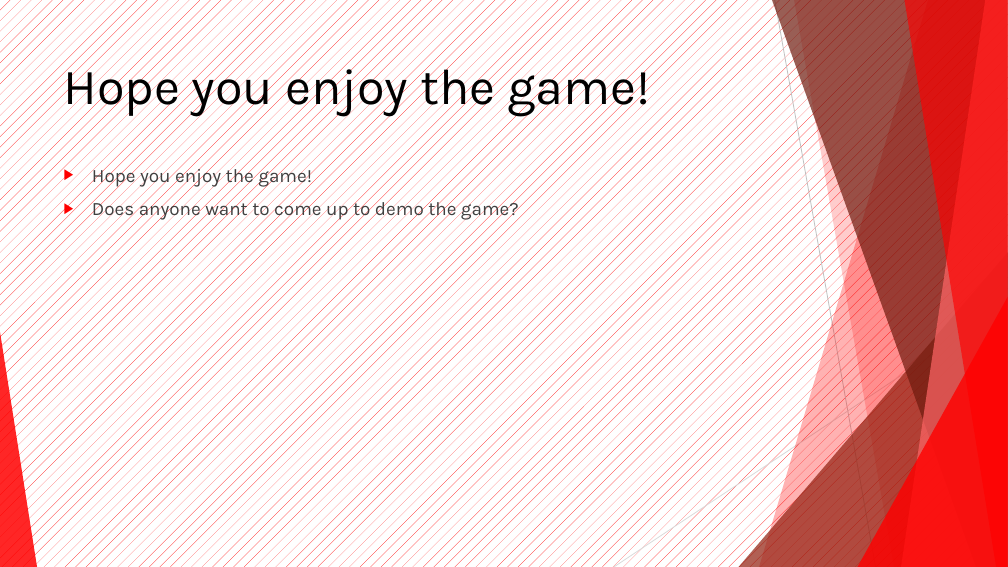
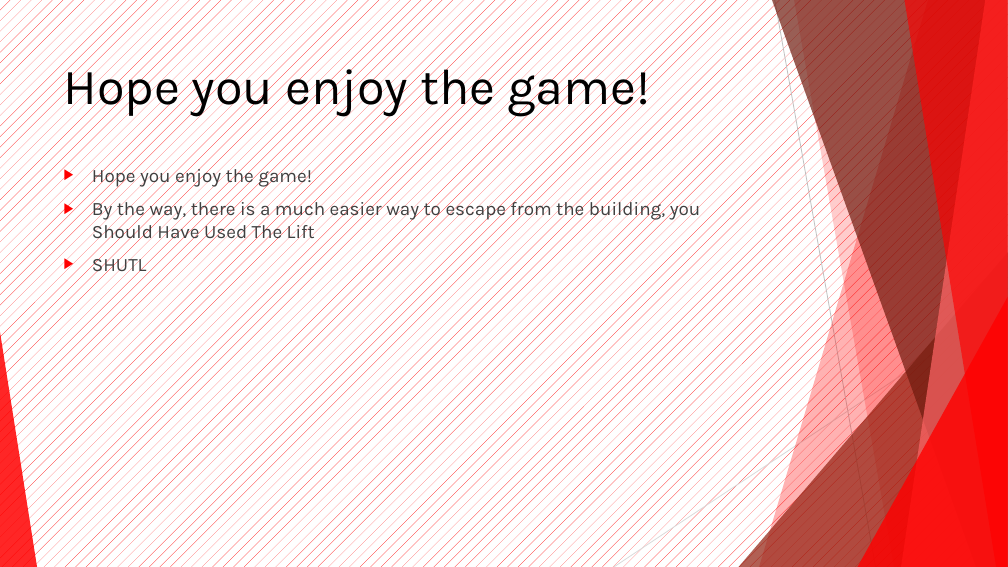
Before and after one commit to taylorrees/shutl, a slide deck: slide 11 of docs/SHUTL Presentation.pptx (slide 4 before the commit). Drawn at 1008x567 pixels with LibreOffice and Linux fonts; fonts in the diff are those of the drawing. Boxes give left, top, right and bottom in pixels: in the first picture for what was removed or moved away, otherwise in the second. Text is boxed around its words. In the diff, an @@ line names an element or a change of style, - is before the commit and + after.

```diff
--- a/docs/SHUTL Presentation.pptx
+++ b/docs/SHUTL Presentation.pptx
@@ text at (x1=92, y1=198, x2=701, y2=277): text changed @@
-▶ Does anyone want to come up to demo the game?
+▶ By the way, there is a much easier way to escape from the building, you Should Have Used The Lift
+▶ SHUTL
```
Also in this commit, not shown: 2 other slides changed, 8 slides added, 1 slide removed, 1 other file.
